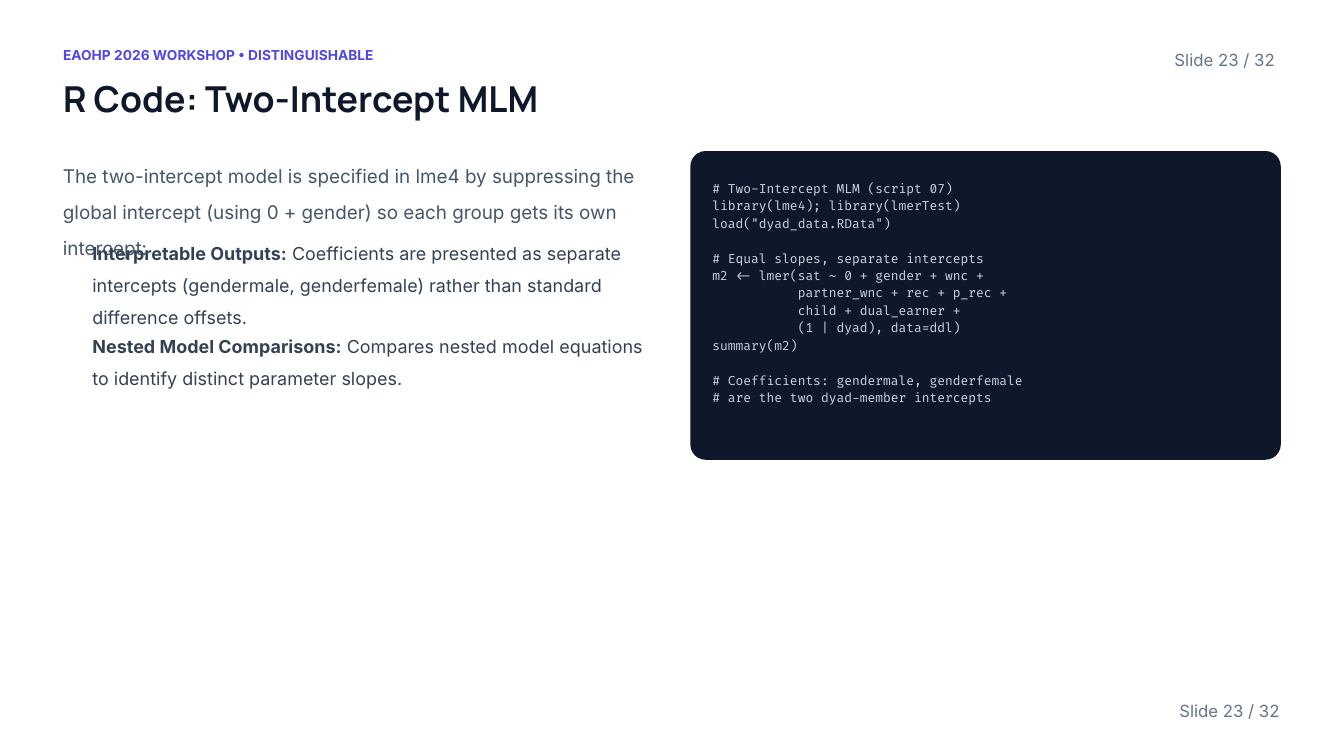
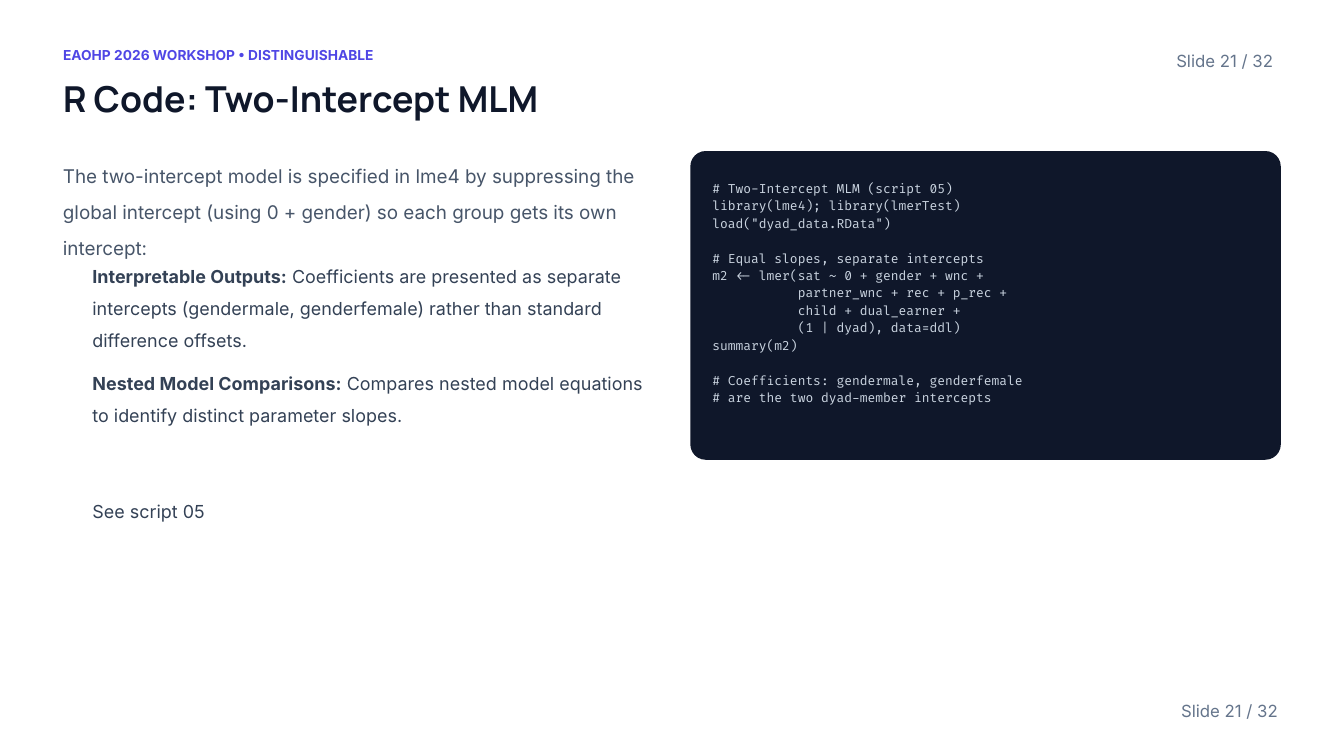
Before and after one commit to michaelides/apim, a slide deck: slide 21 of Dyadic Data Analysis in R.pptx (slide 23 before the commit). Drawn at 1344x756 pixels with LibreOffice and Linux fonts; fonts in the diff are those of the drawing; background and template pictures are left out. Boxes give left, top, right and bottom in pixels: in the first picture for what was removed or moved away, otherwise in the second. Text is boxed around its words. In the diff, an @@ line names an element or a change of style, - is before the commit and + after.

```diff
--- a/Dyadic Data Analysis in R.pptx
+++ b/Dyadic Data Analysis in R.pptx
@@ text at <box>1176,54,1273,67</box>: text changed @@
-Slide 23 / 32
+Slide 21 / 32
@@ text at <box>728,183,953,196</box>: text changed @@
-# Two-Intercept MLM (script 07)
+# Two-Intercept MLM (script 05)
@@ text "Interpretable Outputs: Coefficients are presented ...": place and size @@
-text "Interpretable Outputs: Coefficients are presented ..." at <box>92,246,621,324</box>
+text "Interpretable Outputs: Coefficients are presented ..." at <box>92,269,621,347</box>
@@ text "Nested Model Comparisons: Compares nested ...": place and size @@
-text "Nested Model Comparisons: Compares nested ..." at <box>92,339,642,389</box>
+text "Nested Model Comparisons: Compares nested ..." at <box>92,376,642,522</box>
@@ text at <box>92,504,205,522</box>: paragraph added @@
+See script 05
@@ text at <box>1181,704,1278,717</box>: text changed @@
-Slide 23 / 32
+Slide 21 / 32
```
Also in this commit, not shown: 14 other slides changed, 20 other files.
